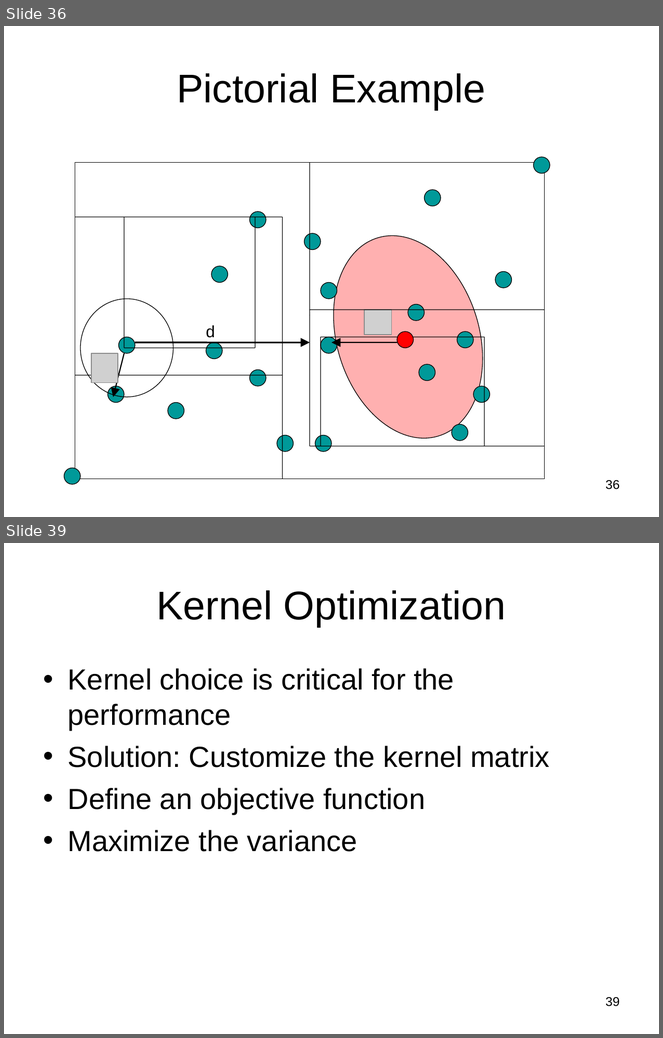
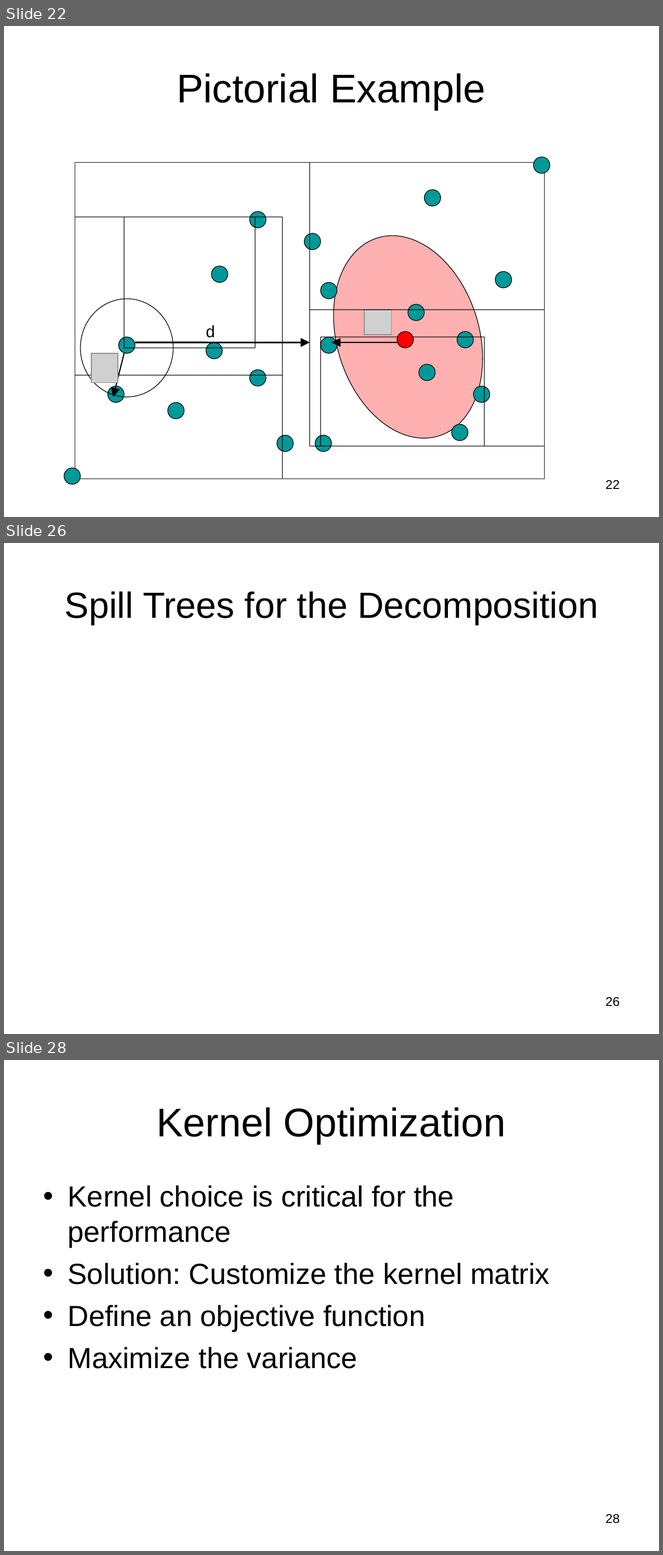
Before and after one commit to subailong/mlpack, a slide deck: fastlib/u/nvasil/docs/proposal/proposal.ppt. Shown one above the other, each under a label of ours: slides 36 and 39 before the commit, slides 22, 26 and 28 after it; the slides between them are not shown. The pictures are 663x1038 and 663x1555 pixels, drawn with LibreOffice and Linux fonts; fonts in the diff are those of the drawing; grey boxes stand for pictures. Boxes give left, top, right and bottom in pixels: in the first picture for what was removed or moved away, otherwise in the second. Text is boxed around its words. In the diff, an @@ line names an element or a change of style, - is before the commit and + after.

```diff
--- a/fastlib/u/nvasil/docs/proposal/proposal.ppt
+++ b/fastlib/u/nvasil/docs/proposal/proposal.ppt
@@ slide 26 added at (4,543,659,1034), background #FFFFFF @@
@@ title added at (65,591,598,625), 40 pt, text #000000 @@
+Spill Trees for the Decomposition
@@ page number added at (606,997,620,1007), 14 pt, text #000000 @@
+26
@@ what was slide 36 is now slide 22 @@
@@ page number at (606,480,620,489): text changed @@
-36
+22
@@ what was slide 39 is now slide 28 @@
@@ page number at (606,1514,620,1524): text changed @@
-39
+28
```
Also in this commit, not shown: 23 slides changed, 10 other slides added, 9 slides removed.
